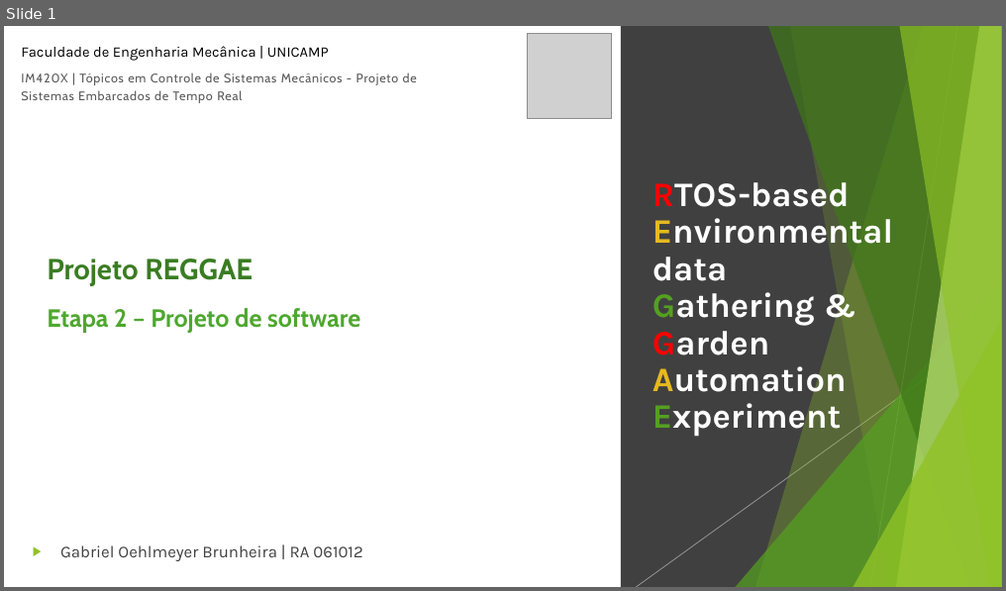
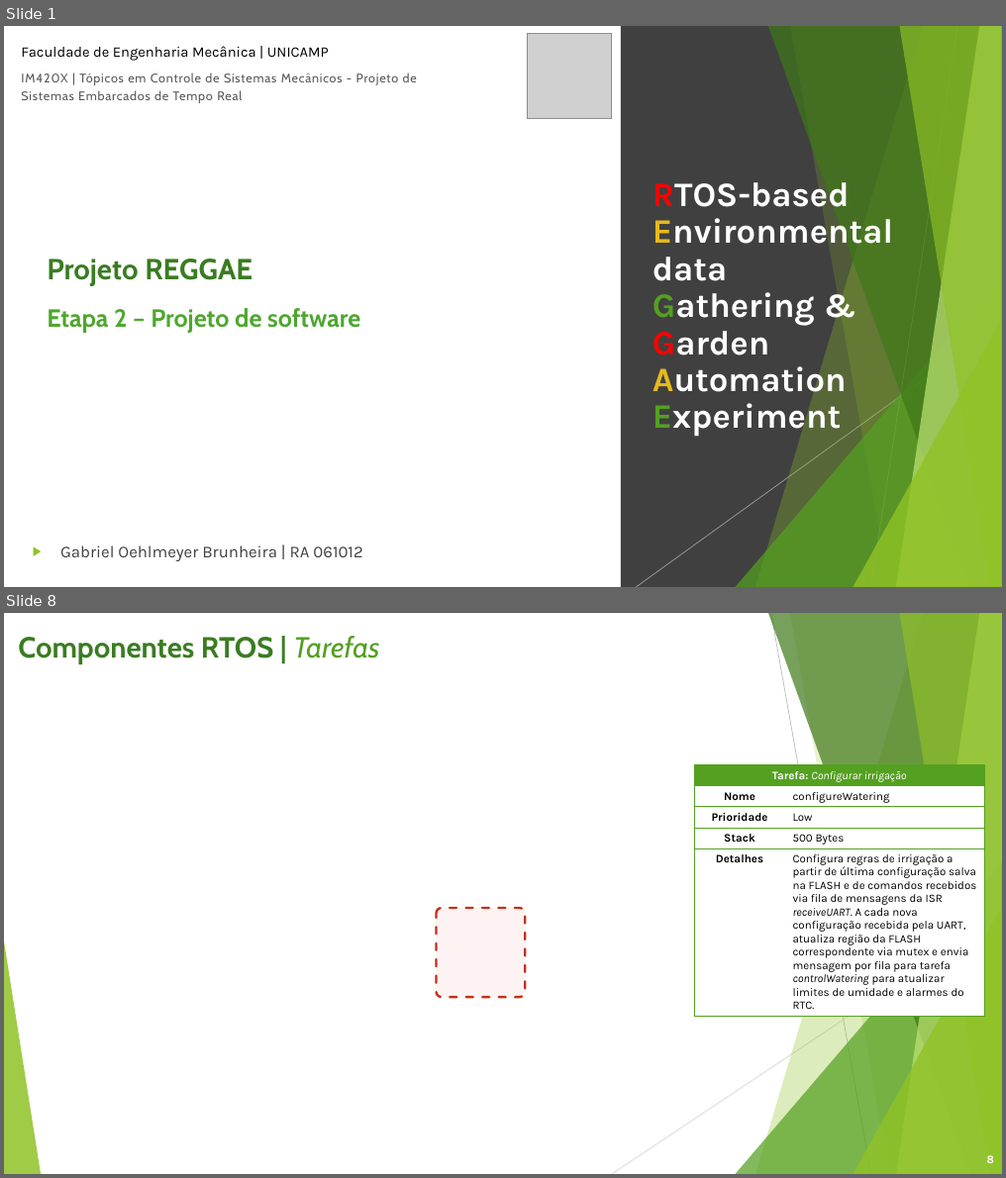
Before and after one commit to gabrielbrunheira/project-reggae, a slide deck: docs/IM420X - Projeto Reggae (Etapa 2).pptx. Shown one above the other, each under a label of ours: slide 1 before the commit, slides 1 and 8 after it; the slides between them are not shown. The pictures are 1006x591 and 1006x1178 pixels, drawn with LibreOffice and Linux fonts; fonts in the diff are those of the drawing; grey boxes stand for pictures; background and template pictures are left out. Boxes give left, top, right and bottom in pixels: in the first picture for what was removed or moved away, otherwise in the second. Text is boxed around its words. In the diff, an @@ line names an element or a change of style, - is before the commit and + after.

```diff
--- a/docs/IM420X - Projeto Reggae (Etapa 2).pptx
+++ b/docs/IM420X - Projeto Reggae (Etapa 2).pptx
@@ slide 8 added at bbox=[4, 613, 1002, 1174], background #FFFFFF; not listed: 10 template elements that a slide beside it also shows @@
@@ text added at bbox=[18, 636, 379, 664], 28 pt, text #3A7C22, bold @@
+Componentes RTOS | Tarefas
@@ table added at bbox=[694, 765, 985, 1022], 5 rows, 2 columns @@
+Tarefa: Configurar irrigação | 
+Nome | configureWatering
+Prioridade | Low
+Stack | 500 Bytes
+Detalhes | Configura regras de irrigação a partir de última configuração salva na FLASH e de comandos recebidos via fila de mensagens da ISR receiveUART. A cada nova configuração recebida pela UART, atualiza região da FLASH correspondente via mutex e envia mensagem por fila para tarefa controlWatering para atualizar limites de umidade e alarmes do RTC.
@@ rounded rectangle added at bbox=[436, 908, 525, 997], fill #F8D2CC at 25% opacity, outline #C42F1A 2.25 pt dashed @@
@@ page number added at bbox=[987, 1156, 994, 1163], 11 pt, text #FFFFFF, bold @@
+8
```
Also in this commit, not shown: 5 slides changed, 17 other slides added, 14 slides removed, 4 other files.
